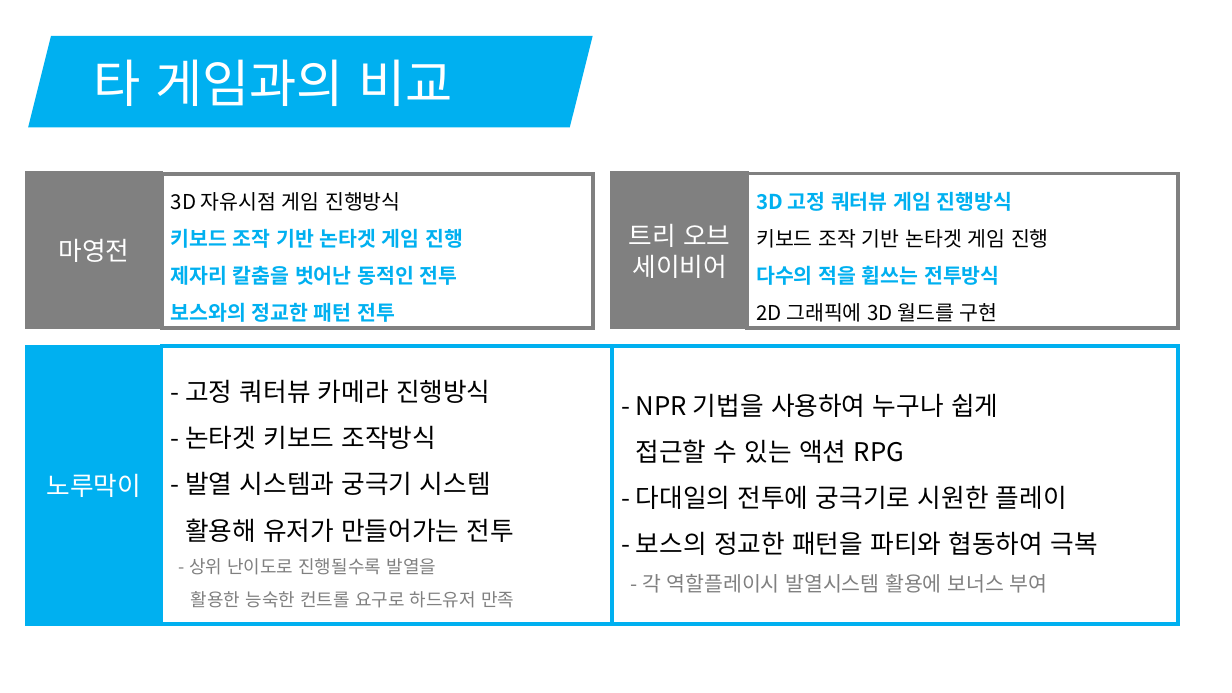
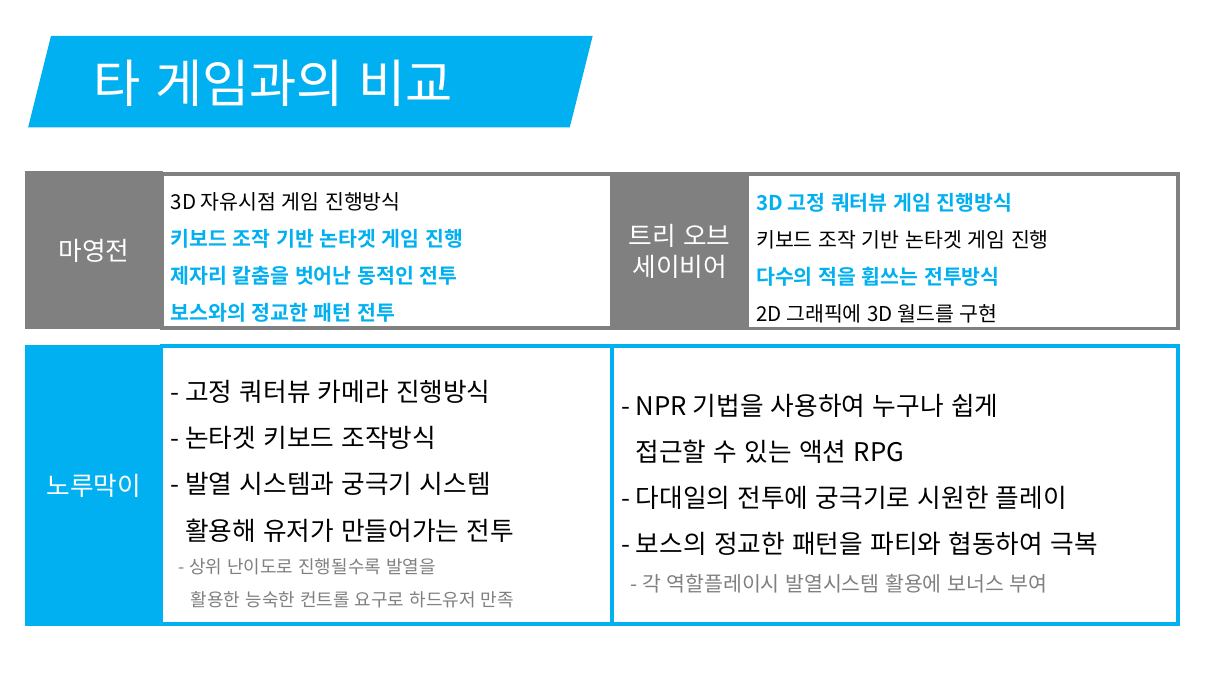
Before and after one commit to korleinster/gamebusdriver, a slide deck: slide 9 of documents/노루막이_김형준_신창섭_홍승필_허지훈.pptx (slide 8 before the commit). Drawn at 1232x693 pixels with LibreOffice and Linux fonts; fonts in the diff are those of the drawing; background and template pictures are left out. Boxes give left, top, right and bottom in pixels: in the first picture for what was removed or moved away, otherwise in the second. Text is boxed around its words. In the diff, an @@ line names an element or a change of style, - is before the commit and + after.

```diff
--- a/documents/노루막이_김형준_신창섭_홍승필_허지훈.pptx
+++ b/documents/노루막이_김형준_신창섭_홍승필_허지훈.pptx
@@ rectangle "3D 자유시점 게임 진행방식": place and size @@
-rectangle "3D 자유시점 게임 진행방식" at [162,174,593,328]
+rectangle "3D 자유시점 게임 진행방식" at [162,174,616,328]
```
Also in this commit, not shown: 4 other slides changed, 1 slide added.
